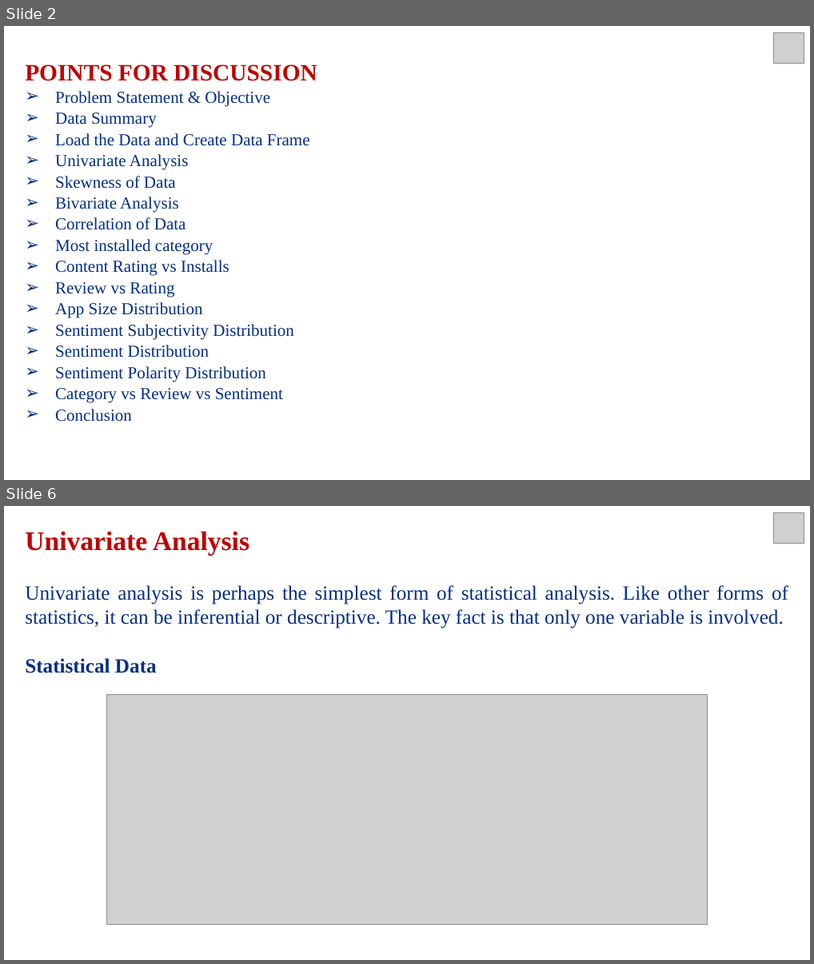
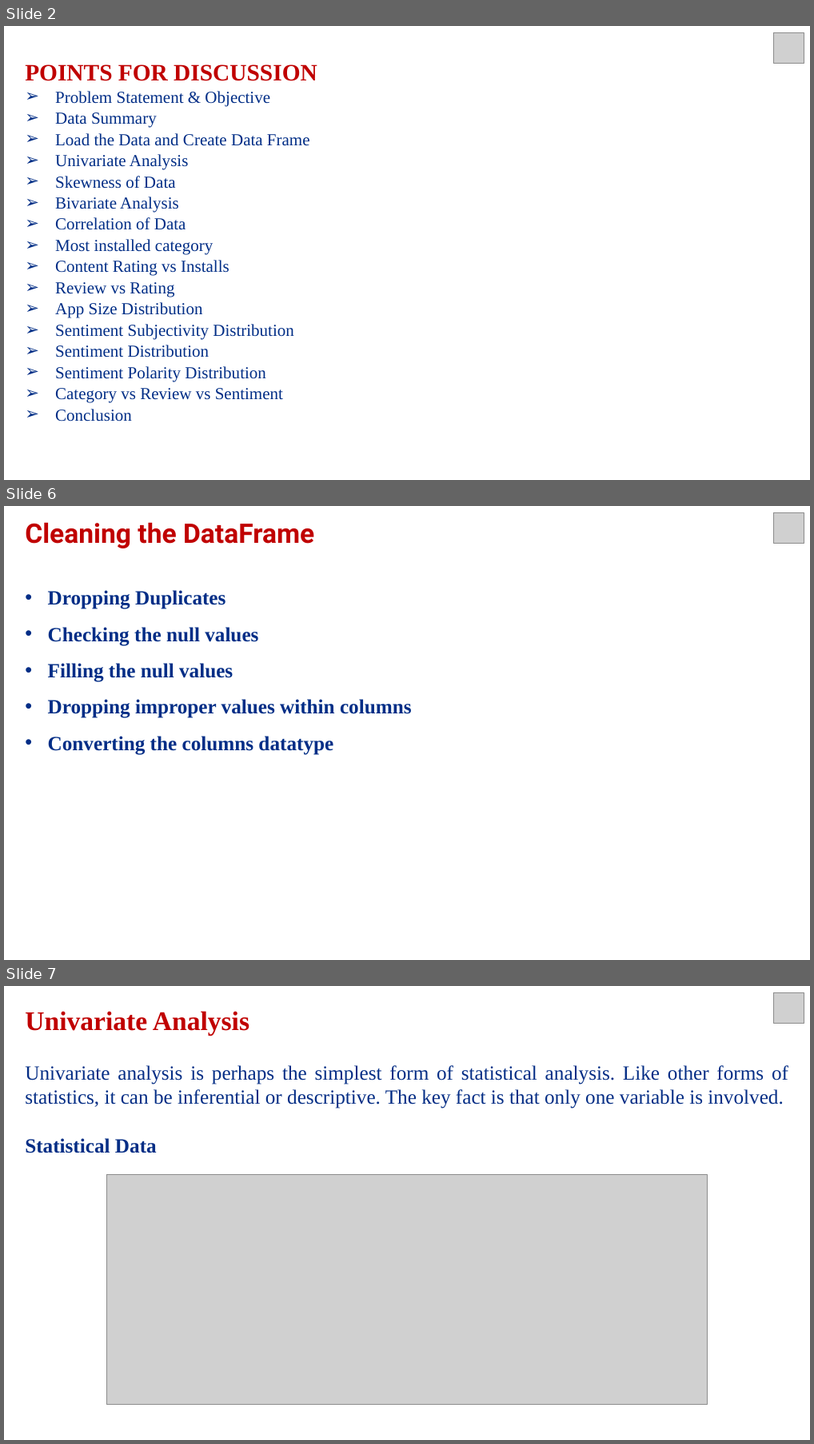
Before and after one commit to vivek16pawar/EDA-CAPSTONE, a slide deck: EDA_Presentation.pptx. Shown one above the other, each under a label of ours: slides 2 and 6 before the commit, slides 2, 6 and 7 after it; the slides between them are not shown. The pictures are 814x964 and 814x1444 pixels, drawn with LibreOffice and Linux fonts; fonts in the diff are those of the drawing; grey boxes stand for pictures. Boxes give left, top, right and bottom in pixels: in the first picture for what was removed or moved away, otherwise in the second. Text is boxed around its words. In the diff, an @@ line names an element or a change of style, - is before the commit and + after.

```diff
--- a/EDA_Presentation.pptx
+++ b/EDA_Presentation.pptx
@@ slide 6 added at bbox=[4, 506, 810, 960], background #FFFFFF @@
@@ text added at bbox=[25, 522, 412, 755], 24 pt, text gradient #012D86 to #0E2557, bold @@
+Cleaning the DataFrame
+• Dropping Duplicates
+• Checking the null values
+• Filling the null values
+• Dropping improper values within columns
+• Converting the columns datatype
@@ picture added at bbox=[774, 512, 805, 544] @@
@@ what was slide 6 is now slide 7 @@
```
Also in this commit, not shown: 12 slides changed.
